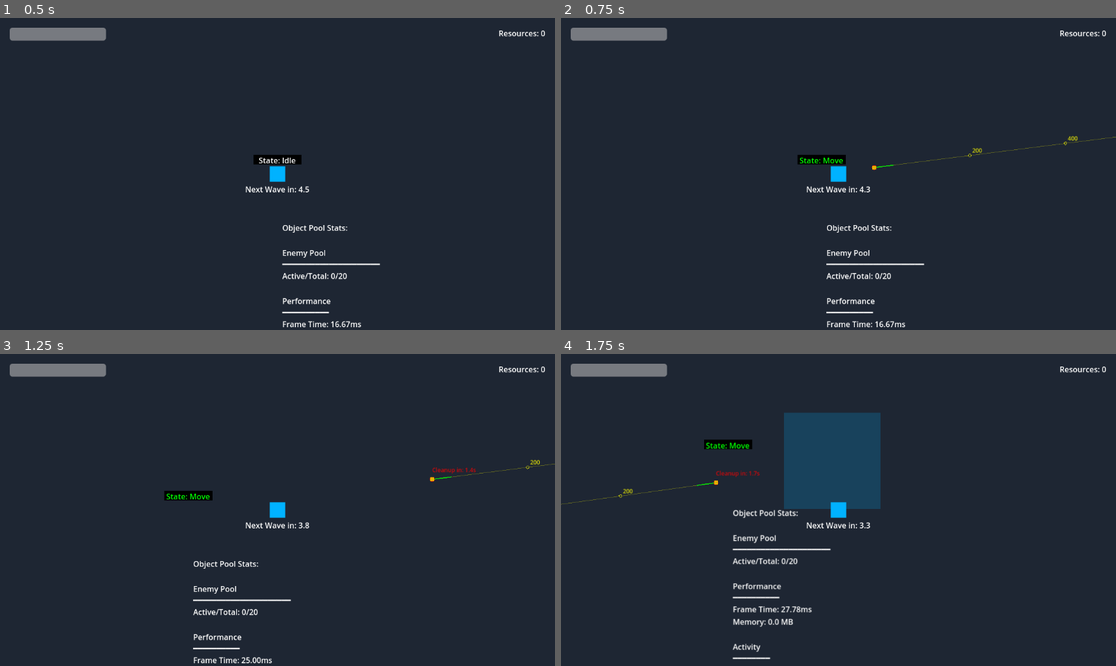
Above: before the commit, frames 1-4 (two rows, left to right).
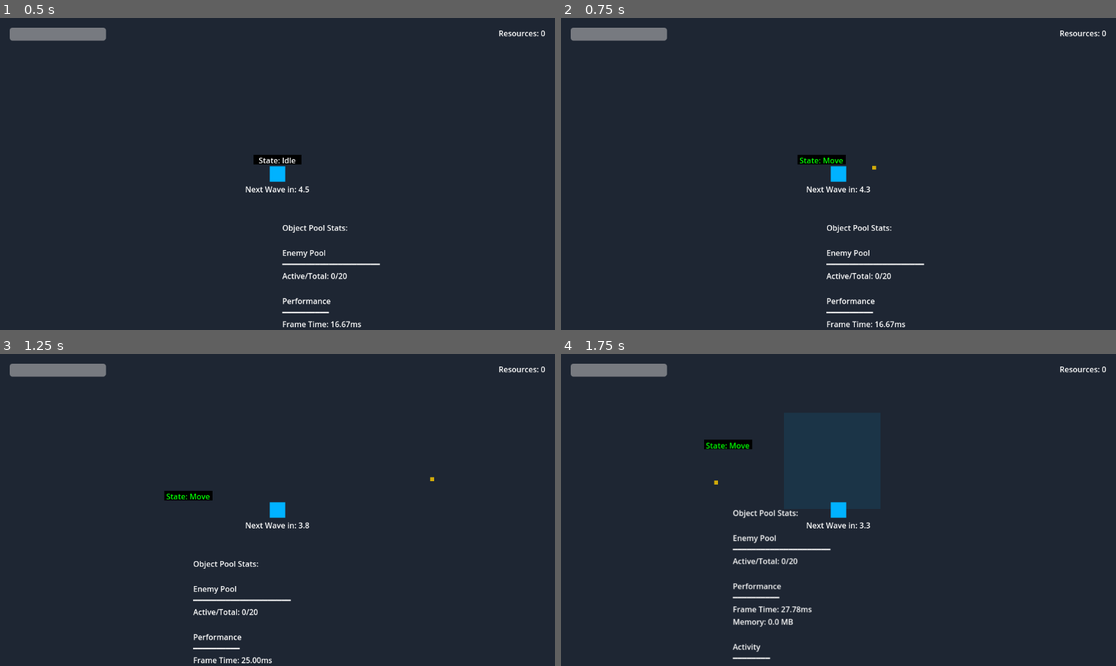
Above: after the commit, the same moments.

Repository: brian-cook/czgame
Game: Godot game, scene res://src/scenes/test/test_game.tscn
Same seed, same stepped clock (60 frames per second), same inputs: the game is played once before the commit and once after it.
Inputs (mouse positions are in pixels of both pictures, inside the frame that each line leads up to):
- Up to frame 1 (0.5 s): no input
- Up to frame 2 (0.75 s): move the mouse to (960, 158) at 0.52 s; hold D (move_right) from 0.53 s (still down); click (960, 158) at 0.6 s
- Up to frame 3 (1.25 s): keep holding D (move_right)
- Up to frame 4 (1.75 s): move the mouse to (727, 525) at 1.27 s; release D (move_right) at 1.28 s; hold S (move_down) from 1.28 s (still down); tap Space (place_zone) at 1.35 s; click (727, 525) at 1.42 s

Frame 1 is identical in both runs. In frame 2, 0.1% of the frame differs, in the area x 55-100%, y 37-49%; in frame 3, 0.1%; in frame 4, 0.2%, in the area x 0-36%, y 37-49%.

Commit message:
projectile_nodebugvistualization

Diff:
--- a/src/scenes/player/basic_player.tscn
+++ b/src/scenes/player/basic_player.tscn
@@ -31,8 +31,10 @@
 script = ExtResource("5_hurt")
 
 [node name="WeaponMount" type="Node2D" parent="."]
+position = Vector2(0, 0)
 
 [node name="WeaponBase" type="Node2D" parent="WeaponMount"]
+position = Vector2(0, 0)
 script = ExtResource("6_weapon")
 fire_rate = 2.0
 damage = 10.0
--- a/src/scenes/projectiles/projectile.tscn
+++ b/src/scenes/projectiles/projectile.tscn
@@ -6,16 +6,12 @@
 radius = 4.0
 
 [node name="Projectile" type="Area2D"]
-z_index = 1  # Add this to ensure projectiles render above other elements
+z_index = 1
 collision_layer = 4  # Layer 3 for projectiles
 collision_mask = 8   # Layer 4 for enemies
 monitoring = true
 monitorable = true
 script = ExtResource("1_projectile")
-debug_draw = true  # Enable debug visualization
-
-# Add process priority for better performance
-process_priority = 1  # Higher priority for projectiles
 
 [node name="CollisionShape2D" type="CollisionShape2D" parent="."]
 shape = SubResource("CircleShape2D_1")
@@ -25,6 +21,6 @@
 offset_top = -4.0
 offset_right = 4.0
 offset_bottom = 4.0
-color = Color(1, 0.8, 0, 0.8)  # Slightly transparent yellow
+color = Color(1, 0.8, 0, 0.8)
 
 [connection signal="area_entered" from="." to="." method="_on_area_entered"]
--- a/src/scripts/weapons/projectile_base.gd
+++ b/src/scripts/weapons/projectile_base.gd
@@ -7,7 +7,6 @@
 @export_group("Projectile Properties")
 @export var lifetime: float = 2.0
 @export var pierce_count: int = 1
-@export var debug_draw: bool = false  # Toggle debug visualization
 
 var speed: float = 800.0
 var damage: float = 10.0
@@ -34,7 +33,6 @@
     set_physics_process(false)
     process_mode = Node.PROCESS_MODE_DISABLED
     hide()
-    queue_redraw()  # For debug visualization
 
 func initialize(pos: Vector2, dir: Vector2, src: Node2D, dmg: float, spd: float) -> void:
     print("Projectile initialized at: ", pos, " with direction: ", dir)
@@ -61,57 +59,6 @@
     show()
     set_physics_process(true)
     process_mode = Node.PROCESS_MODE_INHERIT
-    queue_redraw()
-
-func _draw() -> void:
-    if not debug_draw:
-        return
-
-    if _initialized:
-        # Draw predicted path with fading effect and distance markers
-        var line_length = speed * lifetime
-        var segments = 20
-        var segment_length = line_length / segments
-
-        # Draw main trajectory line
-        draw_line(Vector2.ZERO, _direction * line_length, Color(1, 1, 0, 0.3), 1.0)
-
-        # Draw segments with markers
-        var marker_distance = 200.0
-        var current_distance = 0.0
-        while current_distance < line_length:
-            var pos = _direction * current_distance
-            # Draw marker
-            var marker_size = 3.0
-            draw_arc(pos, marker_size, 0, TAU, 8, Color(1, 1, 0, 0.8))
-
-            # Draw distance label
-            if current_distance > 0:  # Don't draw 0
-                var distance_text = str(int(current_distance))
-                var offset = Vector2(5, -5)  # Offset text slightly
-                draw_string(ThemeDB.fallback_font, pos + offset, distance_text,
-                          HORIZONTAL_ALIGNMENT_LEFT, -1, 12, Color(1, 1, 0, 0.8))
-
-            current_distance += marker_distance
-
-        # Draw current velocity vector
-        var velocity_length = speed * 0.05  # Shorter for clarity
-        draw_line(Vector2.ZERO, _direction * velocity_length, Color(0, 1, 0, 0.8), 2.0)
-
-        # Draw projectile hitbox
-        var radius = 4.0
-        draw_arc(Vector2.ZERO, radius, 0, TAU, 16, Color(1, 0, 0, 0.8), 2.0)
-
-        # Draw cleanup info
-        if time_alive >= MIN_LIFETIME:
-            var cleanup_text = "Cleanup in: %.1fs" % (lifetime - time_alive)
-            draw_string(ThemeDB.fallback_font, Vector2(0, -15), cleanup_text,
-                      HORIZONTAL_ALIGNMENT_CENTER, -1, 12, Color(1, 0, 0, 0.8))
-
-func _on_lifetime_expired() -> void:
-    if _initialized and not _cleanup_scheduled:
-        print("Lifetime expired for projectile at: ", global_position)
-        _handle_cleanup(true)
 
 func _physics_process(delta: float) -> void:
     if not _initialized or _cleanup_scheduled:
@@ -124,9 +71,6 @@
     # Move projectile
     var movement = _direction * speed * delta
     global_position += movement
-
-    if debug_draw:
-        queue_redraw()
 
     # Cache camera reference
     var camera = get_viewport().get_camera_2d()
@@ -152,6 +96,11 @@
                   "\n - Distance traveled: ", distance,
                   "\n - Screen position: ", screen_pos)
             _handle_cleanup(false)
+
+func _on_lifetime_expired() -> void:
+    if _initialized and not _cleanup_scheduled:
+        print("Lifetime expired for projectile at: ", global_position)
+        _handle_cleanup(true)
 
 func _on_area_entered(area: Area2D) -> void:
     if not _initialized or not area or not area.owner:
--- a/src/scripts/weapons/weapon_base.gd
+++ b/src/scripts/weapons/weapon_base.gd
@@ -36,7 +36,8 @@
 
     # Get firing direction (towards mouse)
     var mouse_pos = get_global_mouse_position()
-    var direction = (mouse_pos - global_position).normalized()
+    var spawn_pos = global_position  # Use weapon's actual global position
+    var direction = (mouse_pos - spawn_pos).normalized()
 
     var owner_name = "none"
     if owner:
@@ -44,14 +45,14 @@
 
     print("Firing weapon:",
           "\n - mouse_pos:", mouse_pos,
-          "\n - weapon_pos:", global_position,
+          "\n - weapon_pos:", spawn_pos,
           "\n - direction:", direction,
           "\n - owner:", owner_name)
 
-    _spawn_projectile(direction)
-    weapon_fired.emit(self, global_position)
+    _spawn_projectile(spawn_pos, direction)
+    weapon_fired.emit(self, spawn_pos)
 
-func _spawn_projectile(direction: Vector2) -> void:
+func _spawn_projectile(spawn_pos: Vector2, direction: Vector2) -> void:
     var pool_manager = get_tree().get_first_node_in_group("pool_manager")
     if not pool_manager:
         push_error("Pool manager not found!")
@@ -65,7 +66,7 @@
 
     print("Got projectile from pool - Valid:", is_instance_valid(projectile))
     projectile.initialize(
-        global_position,
+        spawn_pos,  # Use the provided spawn position
         direction,
         owner,  # The player
         damage,
